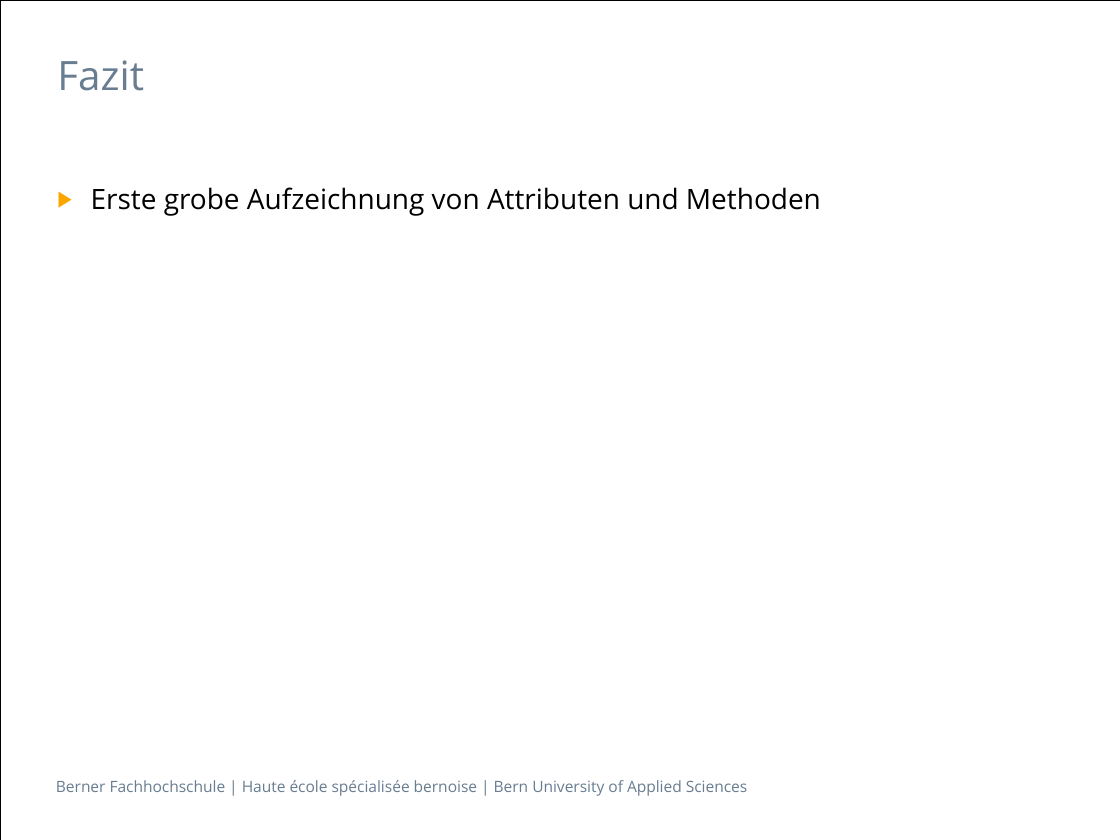
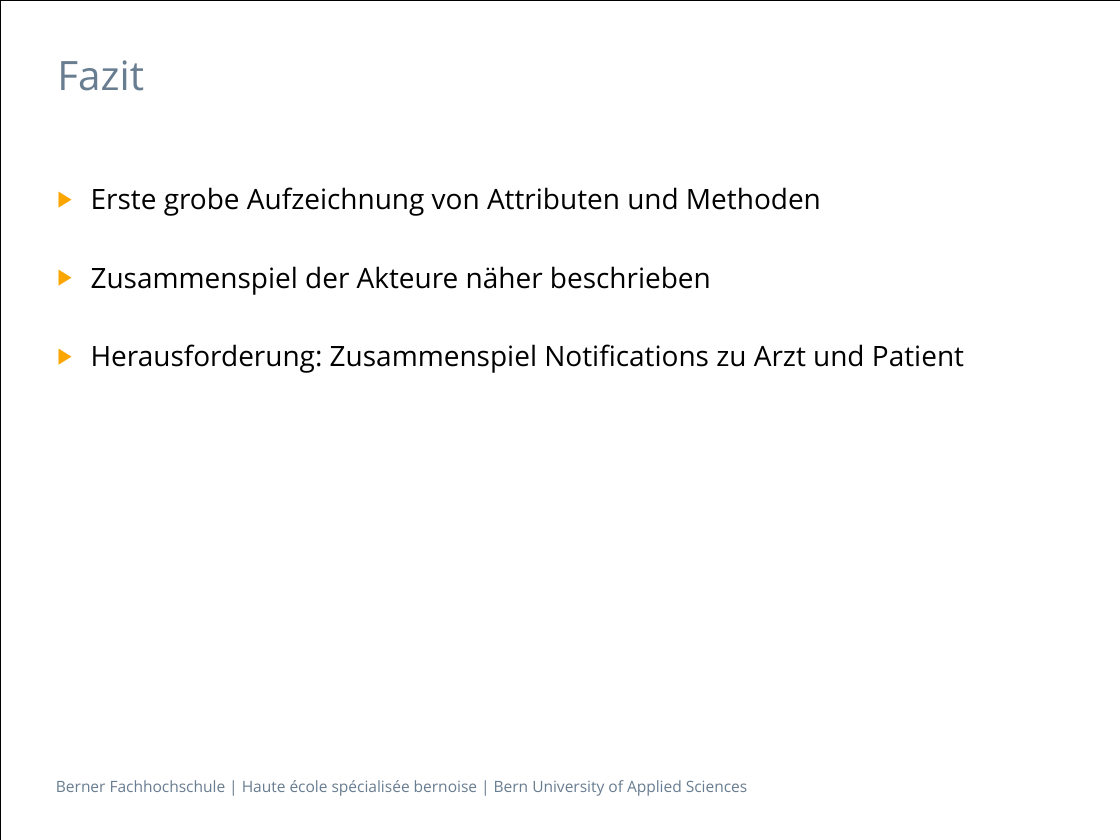
Before and after one commit to johns2/ch.bfh.btx8081.w2014.blue, a slide deck: slide 11 of doc/Task07/CS1_Task07 Präsentation Blue.pptx (slide 8 before the commit). Drawn at 1120x840 pixels with LibreOffice and Linux fonts; fonts in the diff are those of the drawing. Boxes give left, top, right and bottom in pixels: in the first picture for what was removed or moved away, otherwise in the second. Text is boxed around its words. In the diff, an @@ line names an element or a change of style, - is before the commit and + after.

```diff
--- a/doc/Task07/CS1_Task07 Präsentation Blue.pptx
+++ b/doc/Task07/CS1_Task07 Präsentation Blue.pptx
@@ text at [91, 266, 964, 373]: paragraphs added @@
+▶ Zusammenspiel der Akteure näher beschrieben
+▶ Herausforderung: Zusammenspiel Notifications zu Arzt und Patient
```
Also in this commit, not shown: 2 other slides changed, 3 slides added, 4 other files.
